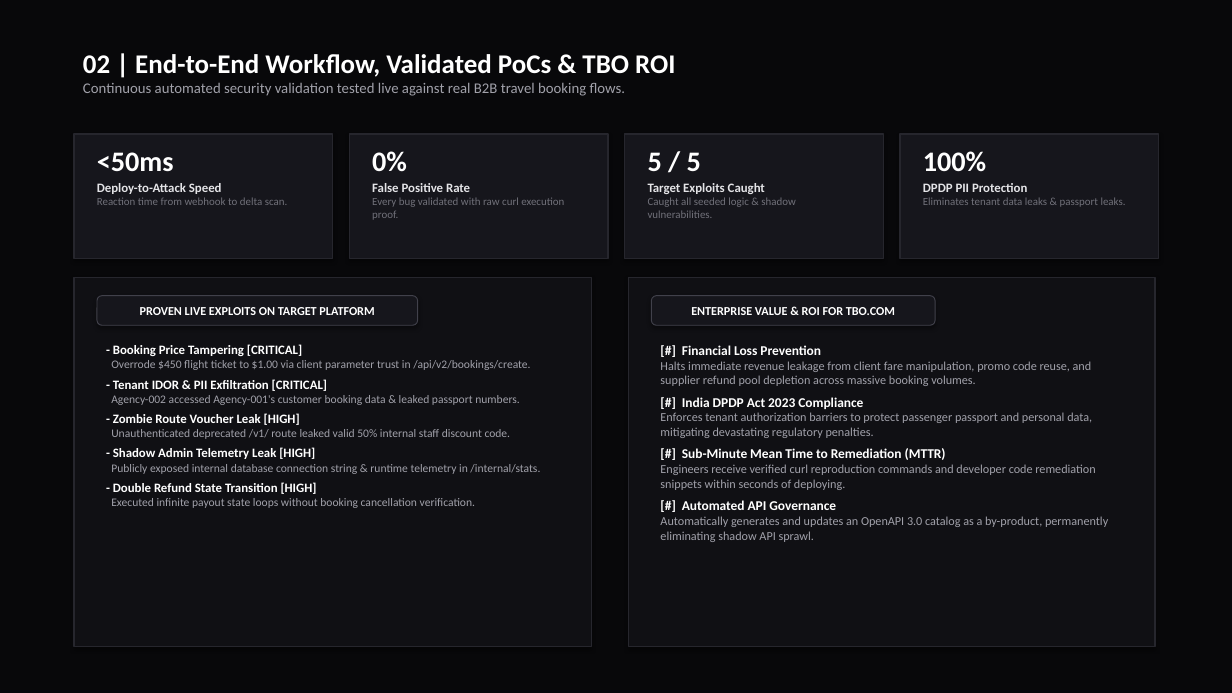
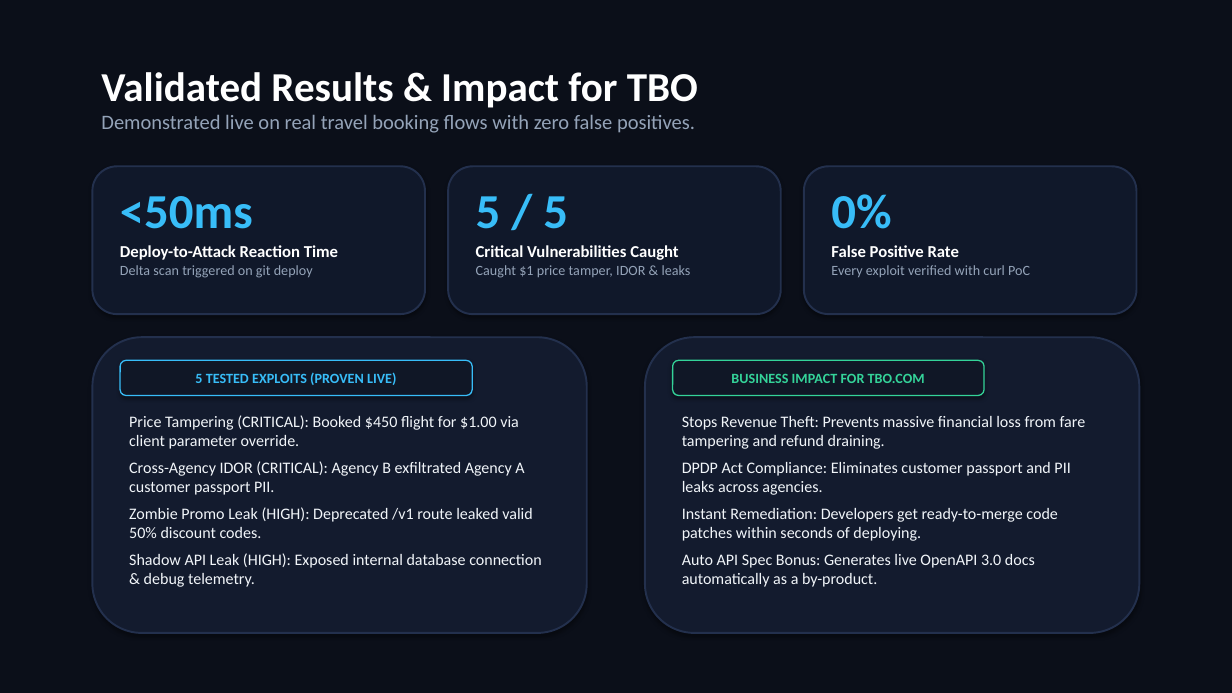
Before and after one commit to SaiSanthosh31/routezero, a slide deck: slide 3 of RouteZero_VoyageHack_Submission.pptx. Drawn at 1232x693 pixels with LibreOffice and Linux fonts; fonts in the diff are those of the drawing. Boxes give left, top, right and bottom in pixels: in the first picture for what was removed or moved away, otherwise in the second. Text is boxed around its words. In the diff, an @@ line names an element or a change of style, - is before the commit and + after.

Commit message:
design: upgrade pitch deck to modern midnight blue with large readable text

```diff
--- a/RouteZero_VoyageHack_Submission.pptx
+++ b/RouteZero_VoyageHack_Submission.pptx
@@ rectangle at (0, 0, 1232, 693): fill #08080A to #0B0F19 @@
@@ text at (101, 72, 698, 133): text changed; size 11.5 to 16 pt; text colour #A1A1AA to #94A3B8 @@
-02 | End-to-End Workflow, Validated PoCs & TBO ROI
-Continuous automated security validation tested live against real B2B travel booking flows.
+Validated Results & Impact for TBO
+Demonstrated live on real travel booking flows with zero false positives.
@@ rectangle removed at (349, 134, 608, 259) @@
@@ rectangle removed at (625, 134, 884, 259) @@
@@ rectangle removed at (900, 134, 1159, 259) @@
@@ rounded rectangle: place and size @@
-rounded rectangle at (74, 134, 333, 259)
+rounded rectangle at (92, 166, 425, 314)
@@ rounded rectangle at (92, 166, 425, 314): rectangle to rounded rectangle; fill #16161C to #10182A; outline #26262D 1 pt to #23304D 1.5 pt @@
@@ text "<50ms": place and size @@
-text "<50ms" at (97, 152, 288, 205)
+text "<50ms" at (120, 196, 338, 278)
@@ rounded rectangle added at (448, 166, 781, 314), fill #10182A, outline #23304D 1.5 pt @@
@@ text removed at (648, 152, 795, 218) @@
-5 / 5
-Target Exploits Caught
-Caught all seeded logic & shadow vulnerabilities.
@@ rounded rectangle added at (804, 166, 1137, 314), fill #10182A, outline #23304D 1.5 pt @@
@@ text "0%": place and size @@
-text "0%" at (372, 151, 564, 220)
+text "0%" at (831, 194, 1030, 277)
@@ text removed at (923, 151, 1126, 207) @@
-100%
-DPDP PII Protection
-Eliminates tenant data leaks & passport leaks.
@@ text at (120, 196, 253, 229): size 22 to 38 pt, text colour #FFFFFF to #38BDF8 in "<50ms" @@
@@ text added at (476, 196, 691, 278), 11 pt, text #94A3B8, bold @@
+5 / 5
+Critical Vulnerabilities Caught
+Caught $1 price tamper, IDOR & leaks
@@ text at (831, 194, 959, 257): size 22 to 38 pt, text colour #FFFFFF to #38BDF8 in "0%"; size 10 to 13 pt, text colour #E4E4E7 to #FFFFFF in "False Positive Rate" @@
@@ text at (120, 245, 338, 278): text changed; size 8.5 to 11 pt; text colour #71717A to #94A3B8 @@
-Deploy-to-Attack Speed
-Reaction time from webhook to delta scan.
+Deploy-to-Attack Reaction Time
+Delta scan triggered on git deploy
@@ text at (831, 265, 1030, 277): text changed; size 8.5 to 11 pt; text colour #71717A to #94A3B8 @@
-Every bug validated with raw curl execution proof.
+Every exploit verified with curl PoC
@@ rectangle removed at (74, 277, 592, 647) @@
@@ rounded rectangle removed at (97, 296, 418, 325) @@
-PROVEN LIVE EXPLOITS ON TARGET PLATFORM
@@ rectangle removed at (628, 277, 1155, 647) @@
@@ rounded rectangle added at (92, 337, 587, 633), fill #131B2E, outline #23304D 1.5 pt @@
@@ rounded rectangle added at (645, 337, 1140, 633), fill #131B2E, outline #23304D 1.5 pt @@
@@ rounded rectangle added at (120, 360, 472, 396), fill #101726, outline #38BDF8 1 pt, 11 pt, text #38BDF8, bold @@
+5 TESTED EXPLOITS (PROVEN LIVE)
@@ rounded rectangle "BUSINESS IMPACT FOR TBO.COM": place and size @@
-rounded rectangle "BUSINESS IMPACT FOR TBO.COM" at (652, 296, 935, 325)
+rounded rectangle "BUSINESS IMPACT FOR TBO.COM" at (673, 360, 984, 396)
@@ rounded rectangle "BUSINESS IMPACT FOR TBO.COM" at (673, 360, 984, 396): fill #16161C to #101726; outline #41414B 0.75 pt to #34D399 1 pt @@
@@ text in rounded rectangle at (731, 373, 925, 383): text changed; size 9.5 to 11 pt; text colour #FFFFFF to #34D399 @@
-ENTERPRISE VALUE & ROI FOR TBO.COM
+BUSINESS IMPACT FOR TBO.COM
@@ text at (129, 415, 541, 587): text changed; size 9 to 12.5 pt; text colour #A1A1AA to #F1F5F9 @@
-- Booking Price Tampering [CRITICAL]
-Overrode $450 flight ticket to $1.00 via client parameter trust in /api/v2/bookings/create.
-- Tenant IDOR & PII Exfiltration [CRITICAL]
-Agency-002 accessed Agency-001's customer booking data & leaked passport numbers.
-- Zombie Route Voucher Leak [HIGH]
-Unauthenticated deprecated /v1/ route leaked valid 50% internal staff discount code.
-- Shadow Admin Telemetry Leak [HIGH]
-Publicly exposed internal database connection string & runtime telemetry in /internal/stats.
-- Double Refund State Transition [HIGH]
-Executed infinite payout state loops without booking cancellation verification.
+Price Tampering (CRITICAL): Booked $450 flight for $1.00 via client parameter override.
+Cross-Agency IDOR (CRITICAL): Agency B exfiltrated Agency A customer passport PII.
+Zombie Promo Leak (HIGH): Deprecated /v1 route leaked valid 50% discount codes.
+Shadow API Leak (HIGH): Exposed internal database connection & debug telemetry.
@@ text at (682, 416, 1086, 587): text changed; size 9.5 to 12.5 pt; text colour #A1A1AA to #F1F5F9 @@
-[#] Financial Loss Prevention
-Halts immediate revenue leakage from client fare manipulation, promo code reuse, and supplier refund pool depletion across massive booking volumes.
-[#] India DPDP Act 2023 Compliance
-Enforces tenant authorization barriers to protect passenger passport and personal data, mitigating devastating regulatory penalties.
-[#] Sub-Minute Mean Time to Remediation (MTTR)
-Engineers receive verified curl reproduction commands and developer code remediation snippets within seconds of deploying.
-[#] Automated API Governance
-Automatically generates and updates an OpenAPI 3.0 catalog as a by-product, permanently eliminating shadow API sprawl.
+Stops Revenue Theft: Prevents massive financial loss from fare tampering and refund draining.
+DPDP Act Compliance: Eliminates customer passport and PII leaks across agencies.
+Instant Remediation: Developers get ready-to-merge code patches within seconds of deploying.
+Auto API Spec Bonus: Generates live OpenAPI 3.0 docs automatically as a by-product.
```
Also in this commit, not shown: 1 other slide changed, 2 slides added, 2 slides removed, 1 other file.
